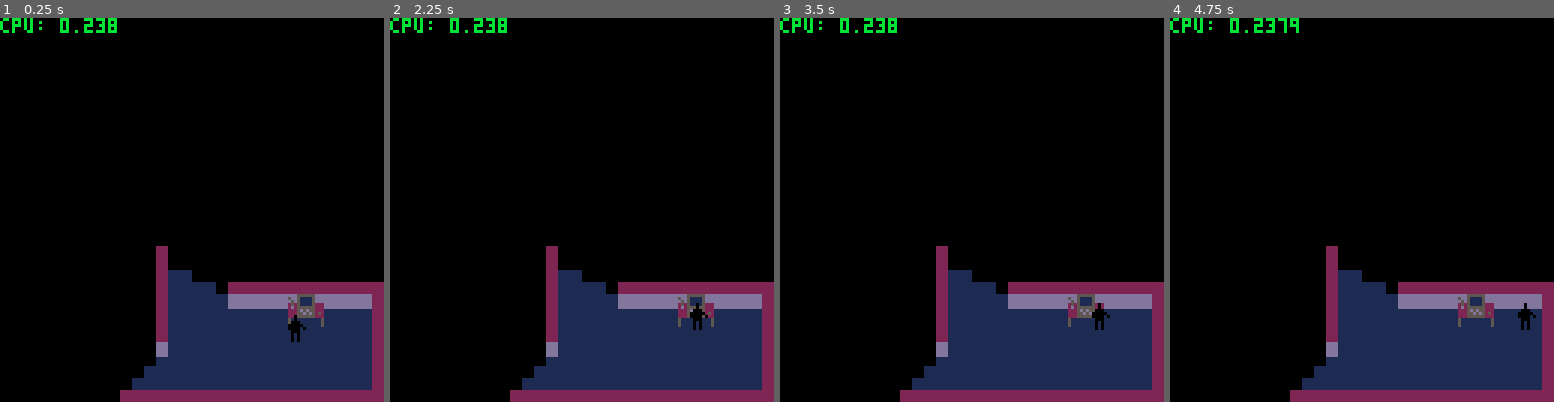
Above: before the commit, frames 1-4 (left to right).
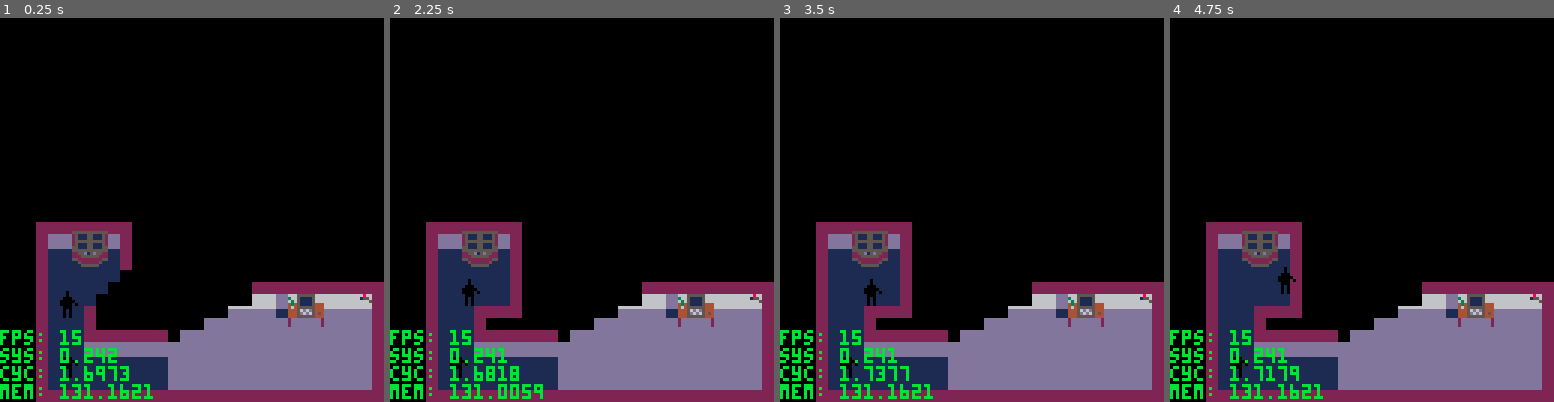
Above: after the commit, the same moments.

Repository: ironchestgames/pico-8-carts
Game: PICO-8 cartridge stealth.p8
Same seed, same stepped clock (60 frames per second), same inputs: the game is played once before the commit and once after it.
Inputs:
- Up to frame 1 (0.25 s): no input
- Up to frame 2 (2.25 s): hold Right 1.6-2.1 s; hold Up from 2.15 s (still down)
- Up to frame 3 (3.5 s): release Up at 2.42 s; hold Right 2.47-3.03 s; hold Left from 3.08 s (still down)
- Up to frame 4 (4.75 s): release Left at 3.58 s; hold Down 3.63-3.97 s; hold Right 4.02-4.68 s; hold Up from 4.73 s (still down)

The runs differ from the first frame. In frame 1, 27% of the frame differs, in the area x 0-97%, y 0-100%; in frame 2, 27%; in frame 3, 27%; in frame 4, 27%.

Commit message:
stealth - add cameras

Diff:
--- a/stealth.p8
+++ b/stealth.p8
@@ -2,8 +2,13 @@
 version 29
 __lua__
 
+-- sneaky stealers
+-- sneak n steal
+-- sneaky stealy
+
 devfog=false
 devghost=false
+devvalues=true
 
 menuitem(1, 'devfog', function() devfog=not devfog end)
 menuitem(2, 'devghost', function() devghost=not devghost end)
@@ -84,26 +89,11 @@
  end
 end
 
--- player states:
--- 0 - standing
--- 1 - walking
--- 2 - hiding
--- 3 - caught
--- hacking
-
 players={
- {i=0,x=25,y=27,state='standing'},
- -- {i=1,x=22,y=19,state='standing'},
+ {i=0,x=6,y=25,state='standing'},
+ {i=1,x=6,y=30,state='standing'},
 }
 
--- guard states:
--- 0 - standing
--- 1 - walking
--- 2 - turning
--- 3 - holding suspect
--- 4 - suspicious (heard something)
-
--- todo: change to strings
 guards={
  {
   x=14,y=5,
@@ -124,6 +114,16 @@
 alertlvl=1
 alertlvls={24,8} -- note: only tick time
 
+-- states:
+-- 0 - off
+-- 1 - on
+-- 2 - selected (on)
+cameras={ -- note: camcontrol will crash with more than 4
+ {i=1,x=31,y=25,state=1,},
+ {i=2,x=2,y=8,state=1,},
+ {i=3,x=31,y=3,state=1,},
+}
+
 function computer(_p,_o,_tmp)
  if _tmp.action_c == nil then
   _tmp.action_c=0
@@ -189,13 +189,117 @@
  end
 end
 
+function camcontrol(_p,_o,_tmp)
+ if _tmp.sel == nil then
+  _tmp.sel=1
+  _tmp.pos={
+   {x=-6,y=-8},
+   {x=-1,y=-8},
+   {x=-6,y=-5},
+   {x=-1,y=-5},
+  }
+  for _i=1,4 do
+   local _c=cameras[_i]
+   _tmp.pos[_i].state=1
+   if _c then
+    _tmp.pos[_c.i].state=_c.state
+   end
+  end
+
+  _tmp.pos[1].state=2
+
+  _o.draw=function()
+   for _i=1,#_tmp.pos do
+    local _p=_tmp.pos[_i]
+    local _x=_o.x*4+_p.x
+    local _y=_o.y*4+_p.y
+    sspr(0,120+_p.state*2,3,2,_x,_y)
+   end
+  end
+ end
+
+ if _tmp.pos[1].state != 3 then
+
+  _tmp.pos[_tmp.sel].state=1
+
+  if btnp(0,_p.i) then
+   _tmp.sel-=1
+  elseif btnp(1,_p.i) then
+   _tmp.sel+=1
+  end
+
+  if _tmp.sel > 4 then
+   _tmp.sel=1
+  elseif _tmp.sel < 1 then
+   _tmp.sel=4
+  end
+
+  _tmp.pos[_tmp.sel].state=2
+
+  if btnp(2,_p.i) then
+   _tmp.pos[_tmp.sel].state=0
+   _tmp.sel+=1
+   if _tmp.sel > 4 then
+    _tmp.sel=1
+   elseif _tmp.sel < 1 then
+    _tmp.sel=4
+   end
+   _tmp.pos[_tmp.sel].state=2
+  end
+
+  for _c in all(cameras) do
+   _c.state=_tmp.pos[_c.i].state
+  end
+
+  local _c=0
+  for _p in all(_tmp.pos) do
+   if _p.state == 0 then
+    _c+=1
+   end
+  end
+
+  if _c > 1 then
+   _tmp.pos[1].state=3
+   _tmp.pos[2].state=3
+   _tmp.pos[3].state=3
+   _tmp.pos[4].state=3
+   sfx(13)
+   -- todo: call police
+  end
+ end
+
+ if btnp(3,_p.i) then
+  -- reset player
+  _p.action=nil
+  _p.state='standing'
+  _p.y+=1
+
+  -- reset cameras
+  local _c=cameras[_tmp.sel]
+  if _c then
+   _c.state=1
+  end
+  _tmp={}
+
+  -- reset obj
+  _o.draw=nil
+ end
+end
+
 objs={
  {x=11,y=14,typ=0,light={},shadow={[0]=true,true,true,true}},
+
  {x=15,y=19,typ=0,light={},shadow={[0]=true,true,true,true}},
+
  {x=21,y=22,typ=1,light={},shadow={[0]=true,true,true,true}},
+
  {x=25,y=25,typ=2,light={},shadow={[0]=true,nil,nil,nil}},
  {x=26,y=25,typ=3,light={},shadow={[0]=nil,nil,nil,nil},action={[2]=computer}},
  {x=27,y=25,typ=4,light={},shadow={[0]=nil,true,nil,nil}},
+
+ {x=7,y=20,typ=5,light={},shadow={[0]=true,nil,nil,nil}},
+ {x=9,y=20,typ=7,light={},shadow={[0]=nil,true,nil,nil}},
+ {x=8,y=20,typ=6,light={},shadow={[0]=nil,nil,nil,nil},action={[2]=camcontrol}},
 }
 
 msgs={}
@@ -401,6 +505,51 @@
  for y=1,32 do
   for x=1,32 do
    light[y][x]=0
+  end
+ end
+
+ -- add cameras light
+ for _c in all(cameras) do
+  if _c.state != 0 then
+   local _dx=1
+   if floor[_c.y][_c.x+1] == 2 then
+    _dx=-1
+   end
+   local _x,_y=_c.x,_c.y
+   local _ldown,_lside=32,32
+   repeat
+    local _bx,_by=_x,_y
+    local _bydown=_by
+    local _bldown=1
+    while floor[_bydown][_bx] != 2 and _bldown <= _ldown do
+     for _o in all(objs) do
+      if (_o.x == _bx and _o.y == _bydown) then
+       add(_o.light,{x=0,y=-1})
+      end
+     end
+     light[_bydown][_bx]=1
+     _bydown+=1
+     _bldown+=1
+    end
+    local _bxside=_bx
+    local _blside=1
+    while floor[_by][_bxside] != 2 and _blside <= _lside do
+     for _o in all(objs) do
+      if (_o.x == _bxside and _o.y == _by) then
+       add(_o.light,{x=-_dx,y=0})
+      end
+     end
+     light[_by][_bxside]=1
+     _bxside+=_dx
+     _blside+=1
+    end
+    _y+=1
+    _x+=_dx
+    _ldown=_bldown-2
+    _lside=_blside-2
+   until floor[_y][_x] == 2 or
+         floor[_y-1][_x] == 2 or
+         floor[_y][_x-_dx] == 2
   end
  end
 
@@ -660,17 +809,17 @@
  palt(15,true)
 
  -- draw floor
- for y=1,32 do
-  for x=1,32 do
-   local tile=floor[y][x]
-   local l=light[y][x]*4
-   local sx,sy=x*4-4,y*4-4
-   if tile == 0 then
-    sspr(8,0+l,4,4,sx,sy)
-   elseif tile == 1 then
-    sspr(12,0+l,4,4,sx,sy)
-   elseif tile == 2 then
-    sspr(16,0+l,4,4,sx,sy)
+ for _y=1,32 do
+  for _x=1,32 do
+   local _tile=floor[_y][_x]
+   local _l=light[_y][_x]*4
+   local _sx,_sy=_x*4-4,_y*4-4
+   if _tile == 0 then
+    sspr(8,0+_l,4,4,_sx,_sy)
+   elseif _tile == 1 then
+    sspr(12,0+_l,4,4,_sx,_sy)
+   elseif _tile == 2 then
+    sspr(16,0+_l,4,4,_sx,_sy)
    end
   end
  end
@@ -694,6 +843,16 @@
  end
 
  for _y=1,32 do
+
+  -- draw cameras
+  for _c in all(cameras) do
+   local _sx=24
+   if floor[_c.y][_c.x+1] == 2 then -- todo: make so cameras can be set anywhere on wall
+    _sx=28
+   end
+   sspr(_sx,0+_c.state*3,4,3,_c.x*4-4,_c.y*4-8)
+  end
+
   -- draw objs
   for _o in all(objs) do
    if _o.y == _y then
@@ -780,7 +939,12 @@
   print(_m.s,_m.x-(#_m.s*2),_m.y,_col)
  end
 
- print('cpu: '..stat(2),0,0,11) -- note: cpu usage
+ if devvalues then
+  print('mem: '..stat(0),0,122,11) -- note: memory
+  print('cyc: '..stat(1),0,122-6,11) -- note: lua calls
+  print('sys: '..stat(2),0,122-12,11) -- note: system calls
+  print('fps: '..stat(7),0,122-18,11) -- note: system calls
+ end
 end
 
 
Not shown, changed: 38 lines of the sprite sheet (__gfx__) section of stealth.p8
Not shown, changed: the sound effects (__sfx__) section of stealth.p8
